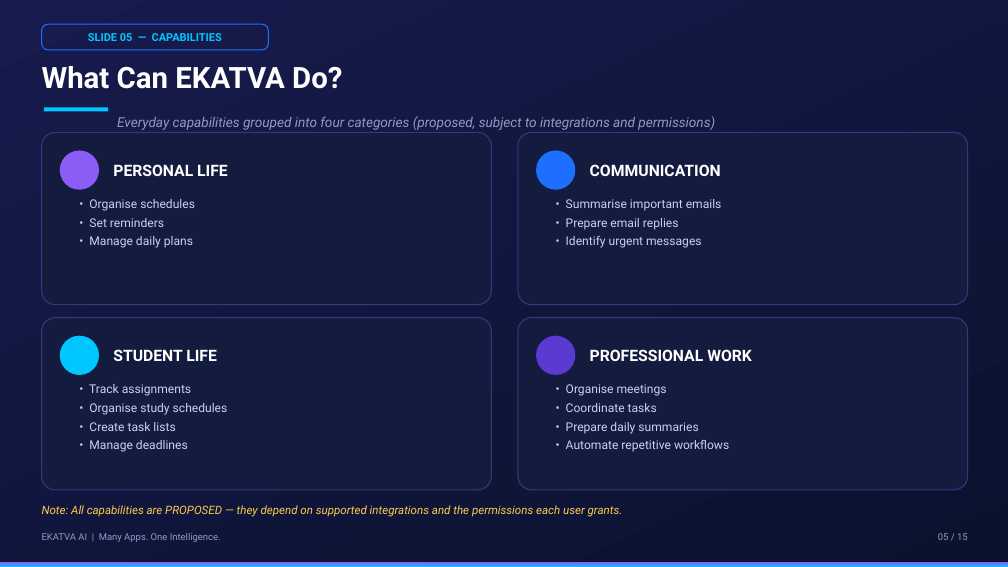
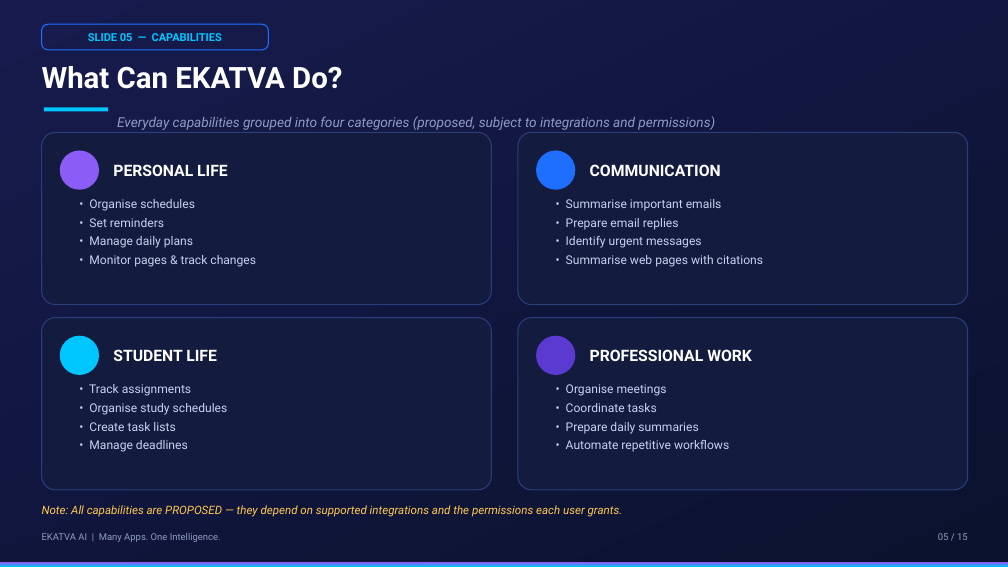
Before and after one commit to KrishnaVipul14/EKATVA, a slide deck: slide 5 of EKATVA_Entrepreneurship_Presentation.pptx. Drawn at 1008x567 pixels with LibreOffice and Linux fonts; fonts in the diff are those of the drawing. Boxes give left, top, right and bottom in pixels: in the first picture for what was removed or moved away, otherwise in the second. Text is boxed around its words. In the diff, an @@ line names an element or a change of style, - is before the commit and + after.

```diff
--- a/EKATVA_Entrepreneurship_Presentation.pptx
+++ b/EKATVA_Entrepreneurship_Presentation.pptx
@@ text at bbox=[89, 255, 256, 267]: paragraph added @@
+• Monitor pages & track changes
@@ text at bbox=[566, 255, 763, 267]: paragraph added @@
+• Summarise web pages with citations
```
Also in this commit, not shown: 8 other slides changed, 2 other files.
